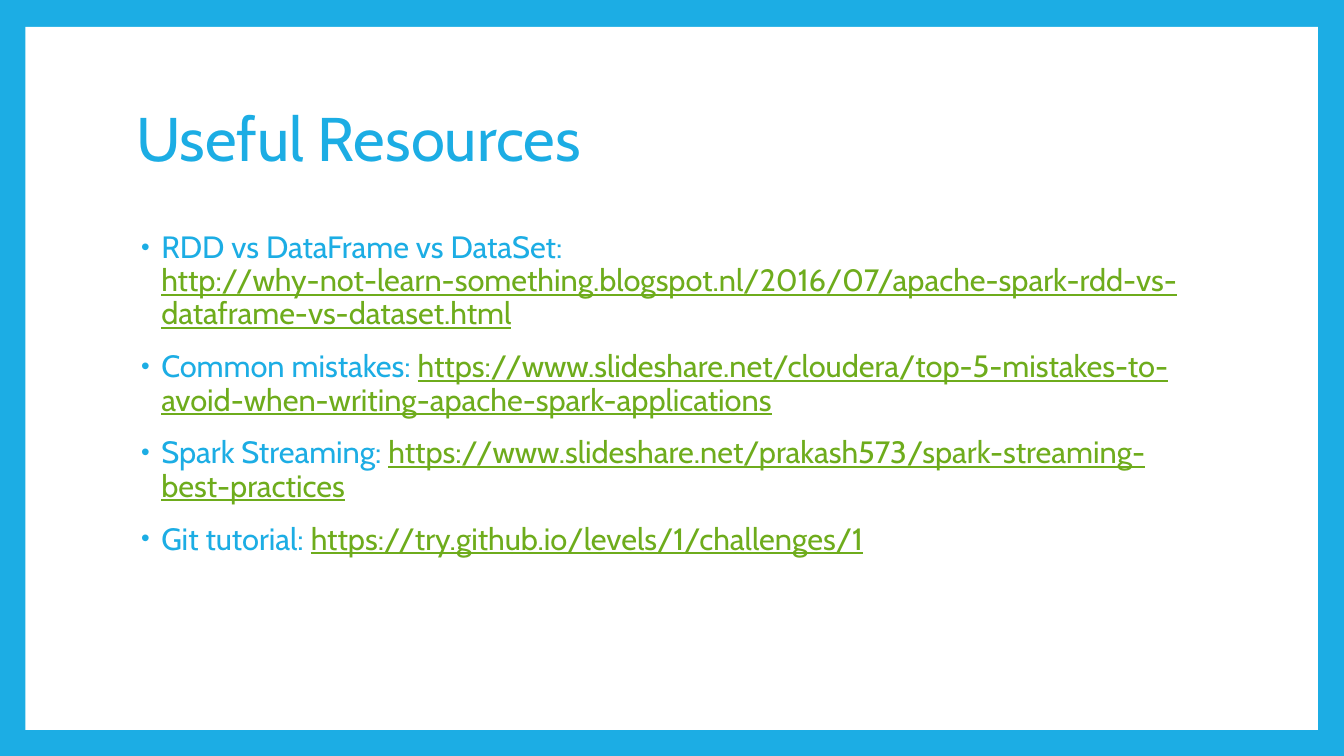
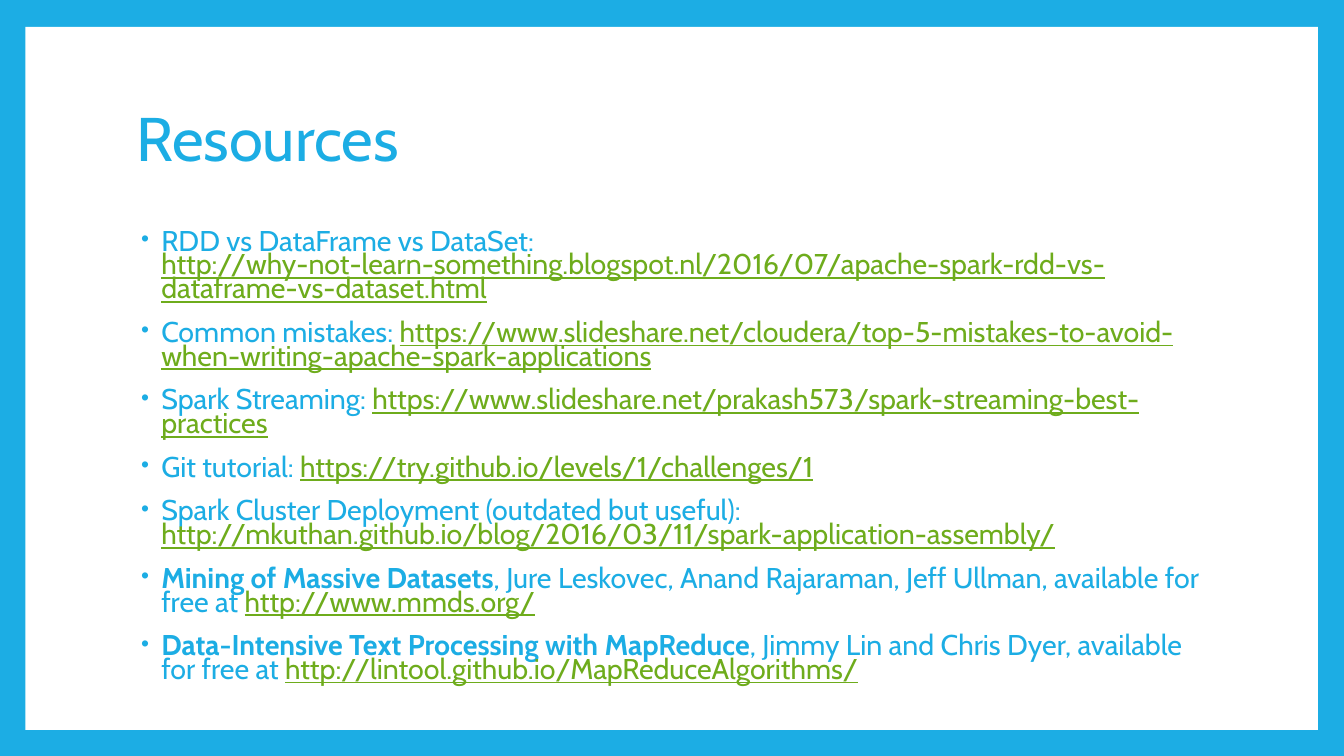
Before and after one commit to BrianSetz/spark-bootcamp, a slide deck: slide 20 of slides/Apache Spark Bootcamp.pptx (slide 17 before the commit). Drawn at 1344x756 pixels with LibreOffice and Linux fonts; fonts in the diff are those of the drawing. Boxes give left, top, right and bottom in pixels: in the first picture for what was removed or moved away, otherwise in the second. Text is boxed around its words. In the diff, an @@ line names an element or a change of style, - is before the commit and + after.

```diff
--- a/slides/Apache Spark Bootcamp.pptx
+++ b/slides/Apache Spark Bootcamp.pptx
@@ title at box(136, 118, 399, 162): text changed @@
-Useful Resources
+Resources
@@ text at box(161, 230, 1174, 484): size 22 to 20.4 pt in "RDD vs DataFrame vs DataSet: http://why-not-learn-something. ...", "Common mistakes: https://www.slideshare.net/cloudera/top-5-m ...", "Spark Streaming: https://www.slideshare.net/prakash573/spark ...", "Git tutorial: https://try.github.io/levels/1/challenges/1"; line spacing 0.9 to 0.7 @@
@@ text at box(161, 498, 1199, 686): paragraphs added @@
+• Spark Cluster Deployment (outdated but useful): http://mkuthan.github.io/blog/2016/03/11/spark-application-assembly/
+• Mining of Massive Datasets, Jure Leskovec, Anand Rajaraman, Jeff Ullman, available for free at http://www.mmds.org/
+• Data-Intensive Text Processing with MapReduce, Jimmy Lin and Chris Dyer, available for free at http://lintool.github.io/MapReduceAlgorithms/
```
Also in this commit, not shown: 6 other slides changed, 1 slide added, 1 other file.
